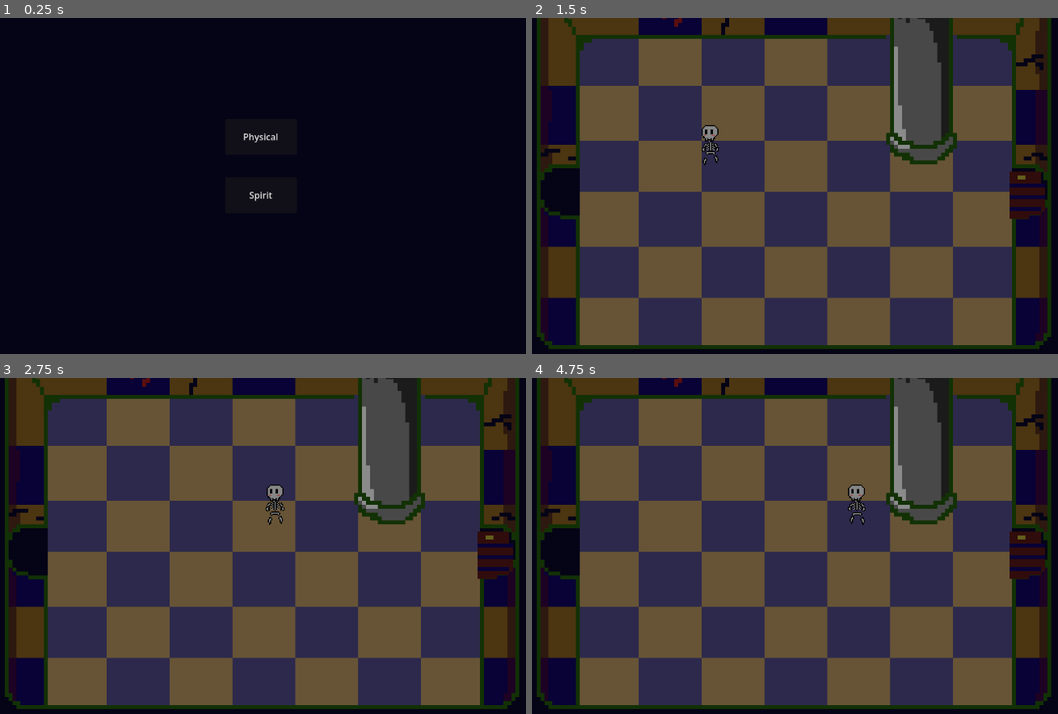
Above: before the commit, frames 1-4 (two rows, left to right).
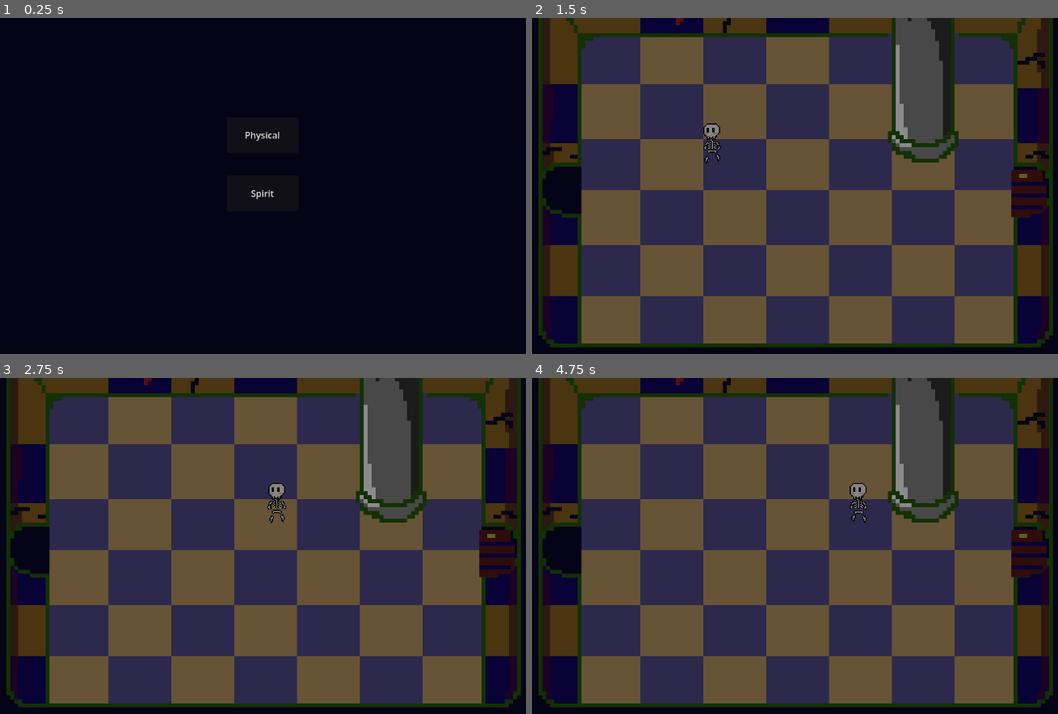
Above: after the commit, the same moments.

Repository: FlorianLesieur/UniJamTeam2Coop
Game: Godot game, scene res://Scenes/App.tscn
The game is run twice, just before and just after one commit, with the same random seed, the same clock (stepped at 60 frames per second) and the same inputs.
Inputs (mouse positions are in pixels of both pictures, inside the frame that each line leads up to):
- Up to frame 1 (0.25 s): no input
- Up to frame 2 (1.5 s): click "Physical" at 0.5 s; move the mouse to (937, 182) at 1.27 s; hold Right (Right) from 1.28 s (still down); tap F (Interact) at 1.35 s; click (937, 182) at 1.42 s
- Up to frame 3 (2.75 s): release Right (Right) at 2 s; drag from (136, 576) to (0, 552) at 2.02 s
- Up to frame 4 (4.75 s): move the mouse to (863, 478) at 2.77 s; hold Right (Right) 2.78-3.5 s; tap F (Interact) at 2.85, 4.35 s; drag from (763, 633) to (1057, 556) at 3.52 s; tap Enter at 4.25 s; move the mouse to (989, 613) at 4.27 s; hold Left (Left) from 4.28 s (still down)

The runs differ from the first frame. In frame 1, 0.2% of the frame differs, in the area x 46-54%, y 33-55%; in frame 2, 9.9%; in frame 3, 9.9%, in the area x 0-100%, y 0-99%; in frame 4, 9.9%.
Error before the commit: Attempt to call function 'getMiddle' in base 'null instance' on a null instance. (res://Scripts/game.gd:14)

Commit message:
stabiliser, je peux aller dormir

Diff:
--- a/Scenes/App.tscn
+++ b/Scenes/App.tscn
@@ -3,15 +3,18 @@
 [ext_resource type="Script" uid="uid://b1a8thm8el558" path="res://Scripts/SceneManager/App.gd" id="1_pqvxe"]
 [ext_resource type="PackedScene" uid="uid://df6fkvfojosd4" path="res://Scenes/Physique/Game.tscn" id="2_tcqga"]
 [ext_resource type="PackedScene" uid="uid://bwe1trpw8qn4k" path="res://Scenes/Menu/MainMenu.tscn" id="3_3anhv"]
+[ext_resource type="PackedScene" uid="uid://blqekonu3cqvx" path="res://Scenes/Esprit/GameSpirit.tscn" id="4_3anhv"]
 
 [node name="App" type="Node" unique_id=208798991]
 script = ExtResource("1_pqvxe")
 
-[node name="GamePhysical" parent="." unique_id=245525862 node_paths=PackedStringArray("rooms") instance=ExtResource("2_tcqga")]
+[node name="MainMenu" parent="." unique_id=540462596 instance=ExtResource("3_3anhv")]
+
+[node name="GameSpirit" parent="." unique_id=1736079434 instance=ExtResource("4_3anhv")]
 visible = false
-rooms = [null, NodePath("Room2")]
 
-[node name="MainMenu" parent="." unique_id=540462596 instance=ExtResource("3_3anhv")]
+[node name="Game" parent="." unique_id=245525862 instance=ExtResource("2_tcqga")]
+visible = false
 
 [connection signal="espritPlay" from="MainMenu" to="." method="play_spirit"]
 [connection signal="physicPlay" from="MainMenu" to="." method="play_physical"]
--- a/Scenes/Esprit/GameSpirit.tscn
+++ b/Scenes/Esprit/GameSpirit.tscn
@@ -8,7 +8,6 @@
 [ext_resource type="Texture2D" uid="uid://i76a5i82rd2h" path="res://Assets/Esprit/Maps/Map_2.png" id="6_tldpl"]
 [ext_resource type="Texture2D" uid="uid://d1dd4cmxnbjne" path="res://Assets/Esprit/Pillars/X_Pillar_Top.png" id="8_fhdtl"]
 [ext_resource type="Texture2D" uid="uid://ce5xacky5r3rb" path="res://Assets/Esprit/Pillars/Diamond_Pillar_Top.png" id="9_8ol5l"]
-[ext_resource type="Texture2D" uid="uid://dt3xd2vtp550n" path="res://Assets/Esprit/Pillars/T_Pillar_Top.png" id="9_w5e7p"]
 [ext_resource type="Texture2D" uid="uid://b4skgf5lmasfl" path="res://Assets/Esprit/Maps/Map_3.png" id="10_8ol5l"]
 [ext_resource type="Texture2D" uid="uid://da2oknrwtqijd" path="res://Assets/Esprit/Maps/Map_4.png" id="11_w5e7p"]
 
@@ -138,7 +137,6 @@
 offset_right = 40.0
 offset_bottom = 40.0
 scale = Vector2(0.13, 0.13)
-texture = ExtResource("9_w5e7p")
 
 [node name="Room3" parent="." unique_id=1809866431 node_paths=PackedStringArray("pieces") instance=ExtResource("2_3ahv2")]
 visible = false
--- a/Scripts/SceneManager/App.gd
+++ b/Scripts/SceneManager/App.gd
@@ -1,6 +1,6 @@
 extends Node
 
-@onready var physical : Node2D = $GamePhysical
+@onready var physical : Node2D = $Game
 @onready var spirit : Control = $GameSpirit
 @onready var menu : Control = $MainMenu
 
